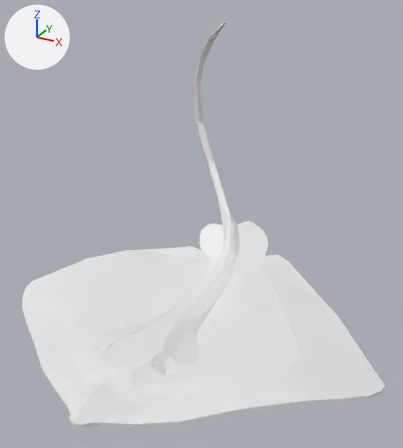
Before and after pictures for a commit that changed the FBX model Assets/_Game/Reef/Source/RoughtailStingray.fbx.
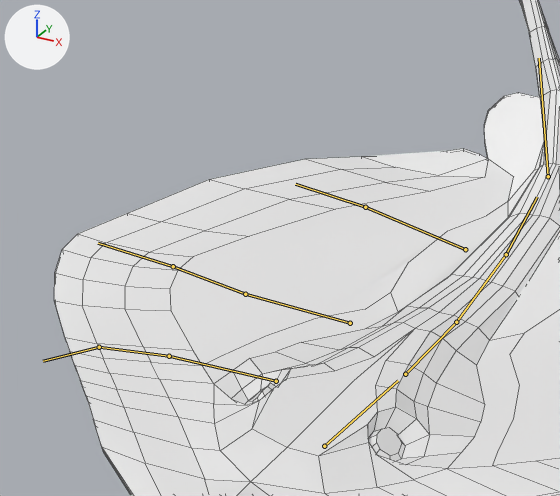
There are two pictures of each version: one whole from a 50 mm camera at (0.52, -3.78, 2.71) aimed at (-1.44, -0.21, 0.93), one close up on the part from 0% to 57% of the width and 41% to 87% of the height. The lights are fixed; the arrows at upper left show +X, +Y and +Z. The older version's two pictures come first. Both versions are drawn at frame 8 of the action 'Armature.001|HeldStruggle'; the numbers are the values there. The bones that change, and the others that lie on the model, are drawn over the model as lines in the close-ups. The close-ups show mesh edges as thin lines.
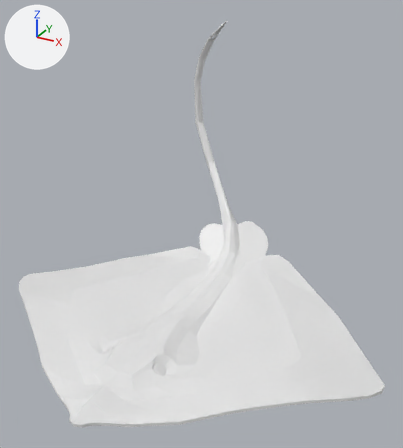
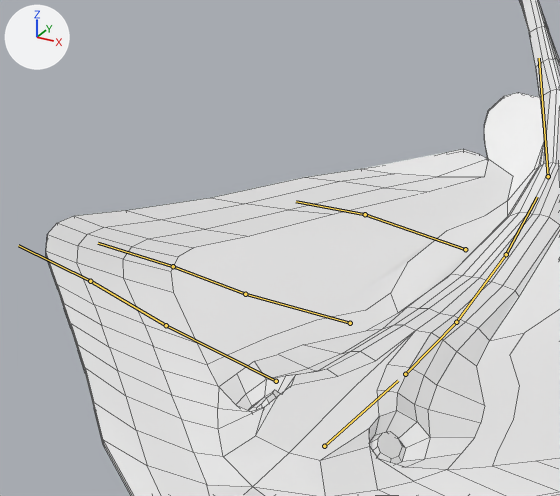
What differs and where, as boxes (x1, y1, x2, y2) in the close-ups (560 x 496 px):
'Plane', posed
    before: (54, 0, 560, 496)
    after: (46, 0, 560, 496)
bone 'Fin_01.L', root to tip
    before: (276, 381) to (169, 356)
    after: (276, 381) to (166, 325)
bone 'Fin_02.L', root to tip
    before: (169, 356) to (99, 347)
    after: (166, 325) to (90, 281)
bone 'Fin_03.L', root to tip
    before: (99, 347) to (43, 361)
    after: (90, 281) to (18, 245)
bone 'Fin_08.L', root to tip
    before: (465, 249) to (365, 207)
    after: (465, 249) to (365, 214)
bone 'Fin_09.L', root to tip
    before: (365, 207) to (295, 184)
    after: (365, 214) to (296, 201)

The change in detail:
Bone 'Fin_01.L' (bone_fin_01_l) turns from (7, -3, 0) to (-9, -3, 0) degrees about its own x, y and z.
Bone 'Fin_02.L' (bone_fin_02_l) turns from (5, 0, 0) to (-5, 0, 0) degrees about its own x, y and z.
Bone 'Fin_03.L' (bone_fin_03_l) turns from (16, 0, 0) to (5, 0, 0) degrees about its own x, y and z.
Bone 'Fin_08.L' (bone_fin_08_l) turns from (-10, 26, -1) to (-6, 26, -1) degrees about its own x, y and z.
Bone 'Fin_09.L' (bone_fin_09_l) turns from (5, 0, 0) to (9, 0, 0) degrees about its own x, y and z.
